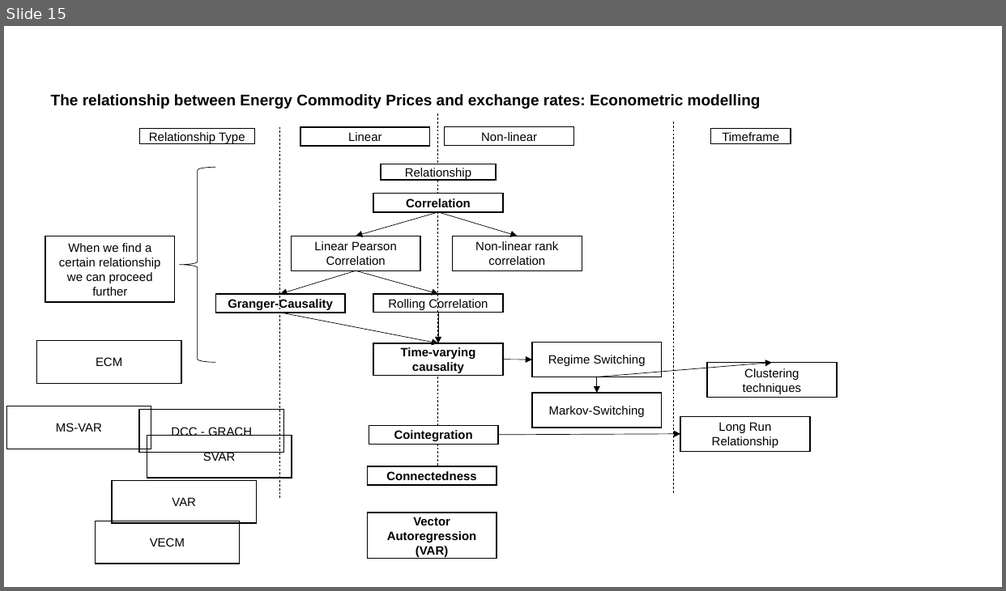
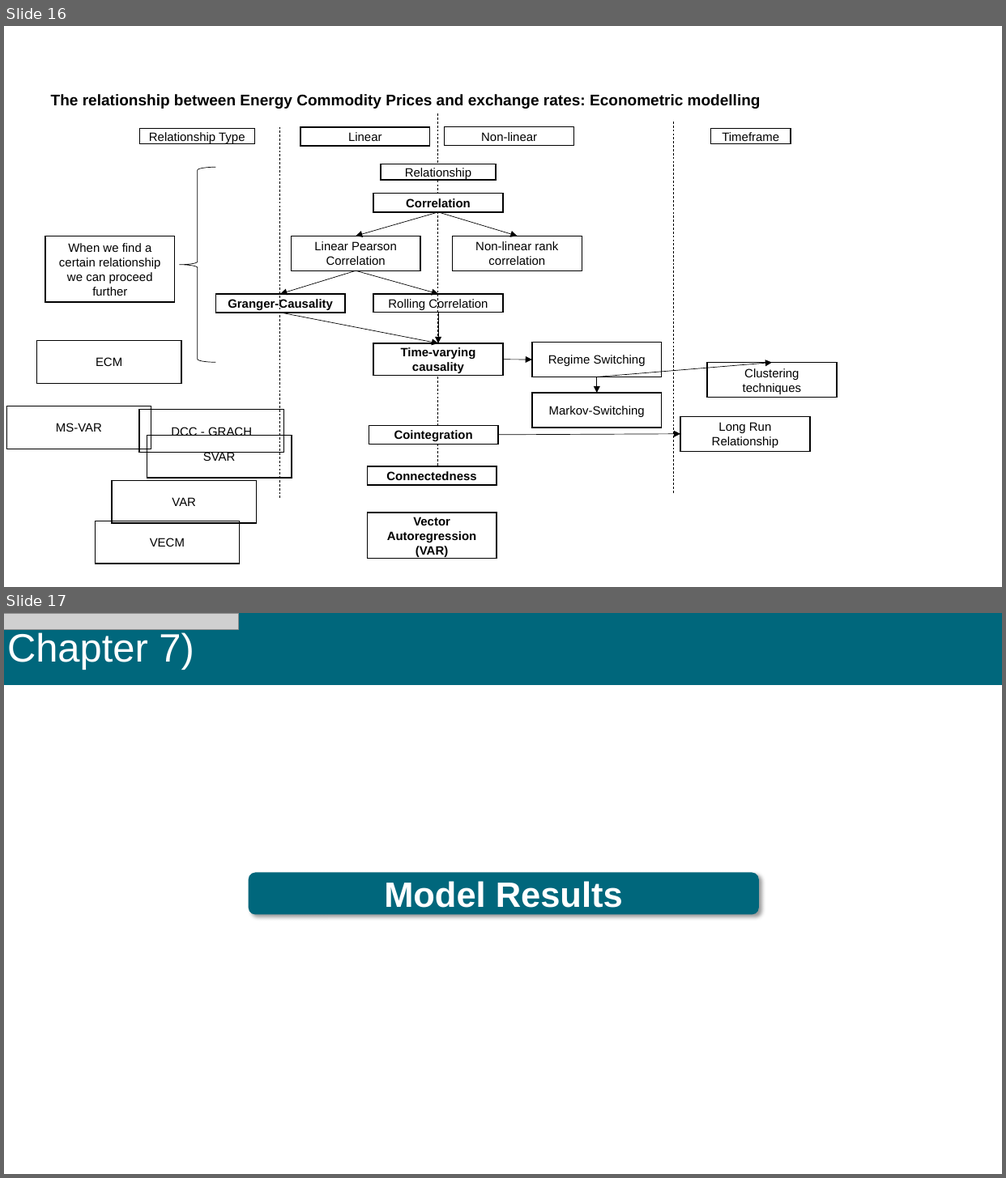
Before and after one commit to RobertHennings/Seminar, a slide deck: reports/presentation_pptx_version/PPTX_WiSo_Template.pptx. Shown one above the other, each under a label of ours: slide 15 before the commit, slides 16 and 17 after it. The pictures are 1006x591 and 1006x1178 pixels, drawn with LibreOffice and Linux fonts; fonts in the diff are those of the drawing; grey boxes stand for pictures; background and template pictures are left out. Boxes give left, top, right and bottom in pixels: in the first picture for what was removed or moved away, otherwise in the second. Text is boxed around its words. In the diff, an @@ line names an element or a change of style, - is before the commit and + after.

```diff
--- a/reports/presentation_pptx_version/PPTX_WiSo_Template.pptx
+++ b/reports/presentation_pptx_version/PPTX_WiSo_Template.pptx
@@ slide 17 added at [4, 613, 1002, 1174], background #FFFFFF @@
@@ rectangle added at [4, 613, 1002, 685], fill #FFFFFF, outline #FFFFFF 1 pt @@
@@ rectangle added at [4, 613, 1002, 685], fill #00677C, 36 pt, text #FFFFFF @@
+Chapter 7)
@@ picture added at [4, 613, 238, 630] @@
@@ picture added at [833, 613, 986, 684] @@
@@ rounded rectangle added at [249, 873, 759, 915], fill #00677C, 32 pt, text #FFFFFF, bold @@
+Model Results
@@ what was slide 15 is now slide 16 @@
```
Also in this commit, not shown: 3 slides changed, 4 other slides added, 6 other files.
